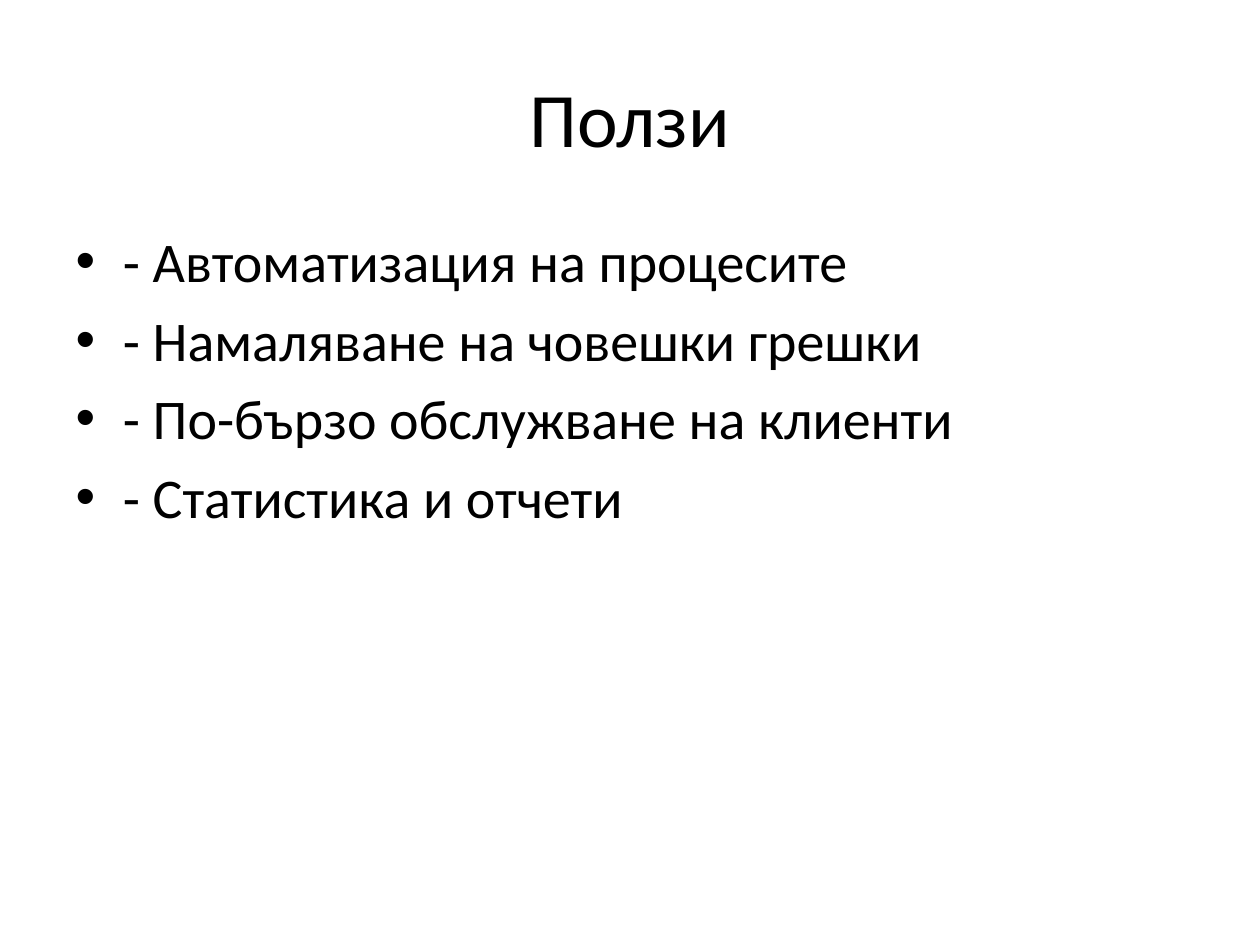
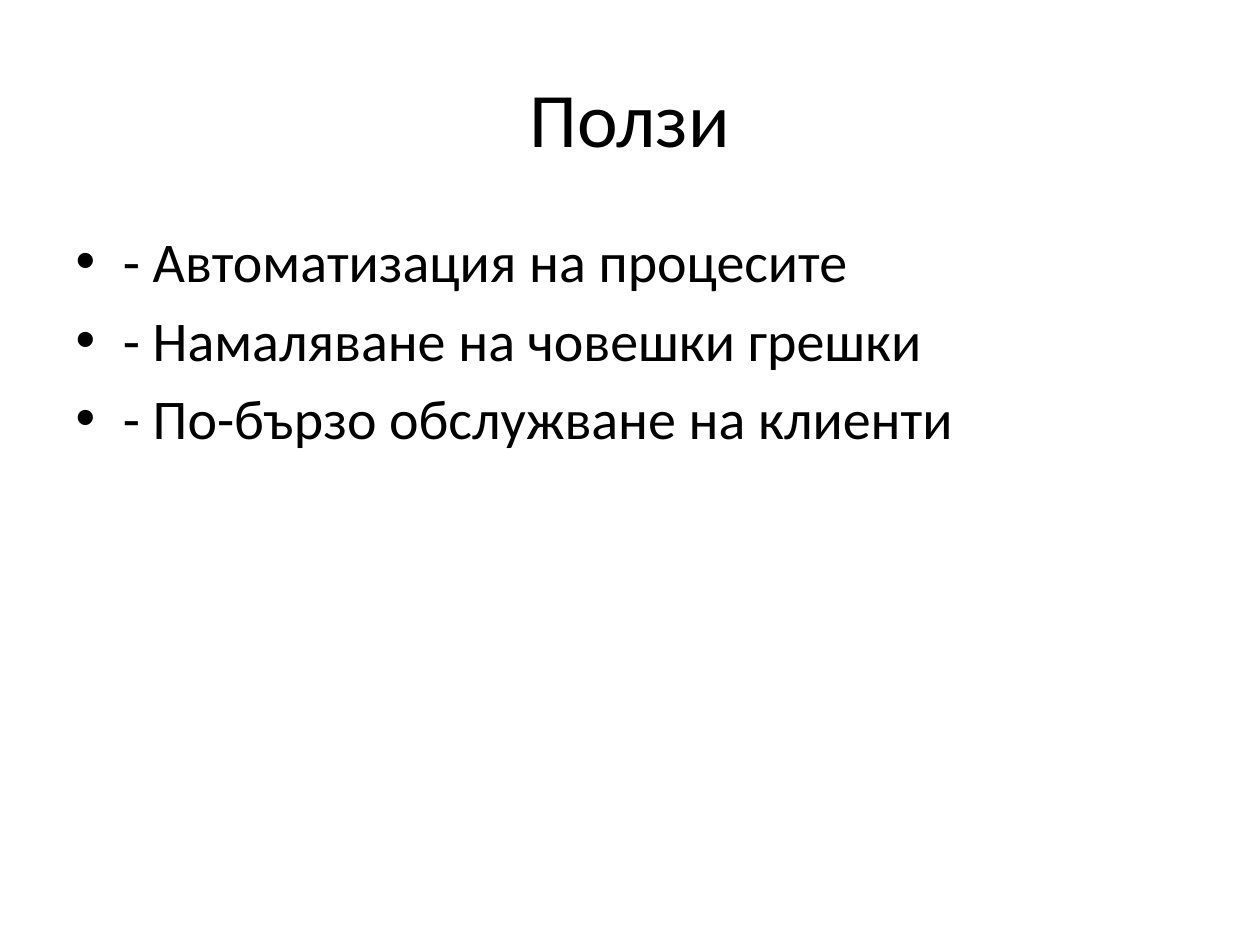
Before and after one commit to Vik0061/CarShop25, a slide deck: slide 7 of CarShop25/Презентация_Магазин_за_коли.pptx. Drawn at 1260x945 pixels with LibreOffice and Linux fonts; fonts in the diff are those of the drawing. Boxes give left, top, right and bottom in pixels: in the first picture for what was removed or moved away, otherwise in the second. Text is boxed around its words. In the diff, an @@ line names an element or a change of style, - is before the commit and + after.

```diff
--- a/CarShop25/Презентация_Магазин_за_коли.pptx
+++ b/CarShop25/Презентация_Магазин_за_коли.pptx
@@ text at (x1=153, y1=481, x2=623, y2=519): paragraph removed @@
-• - Статистика и отчети
```
Also in this commit, not shown: 1 other slide changed.
